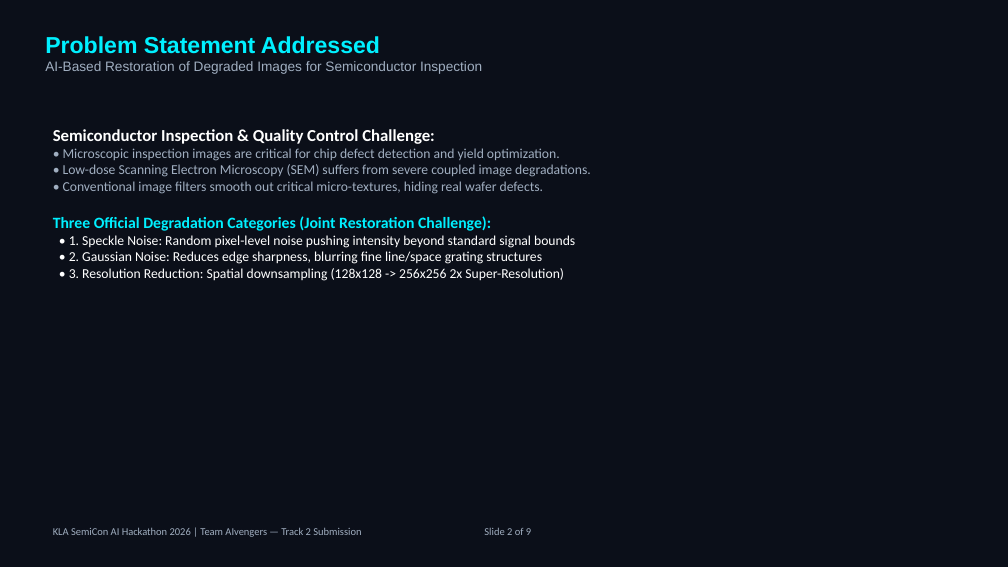
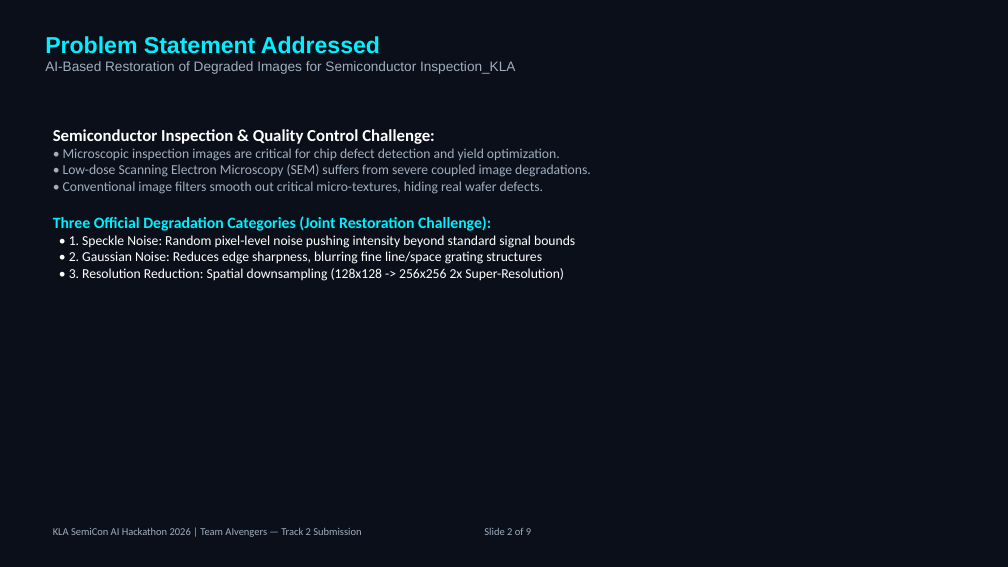
Before and after one commit to TiyasDas-81/Semicon_Hackathon_26, a slide deck: slide 2 of AIvengers_KLA_PS01.pptx. Drawn at 1008x567 pixels with LibreOffice and Linux fonts; fonts in the diff are those of the drawing. Boxes give left, top, right and bottom in pixels: in the first picture for what was removed or moved away, otherwise in the second. Text is boxed around its words. In the diff, an @@ line names an element or a change of style, - is before the commit and + after.

Commit message:
Standardize project title to exact official string: AI-Based Restoration of Degraded Images for Semiconductor Inspection_KLA across presentation, README, reports, and scripts

```diff
--- a/AIvengers_KLA_PS01.pptx
+++ b/AIvengers_KLA_PS01.pptx
@@ text at <box>45,61,515,74</box>: text changed @@
-AI-Based Restoration of Degraded Images for Semiconductor Inspection
+AI-Based Restoration of Degraded Images for Semiconductor Inspection_KLA
```
Also in this commit, not shown: 6 other files.
